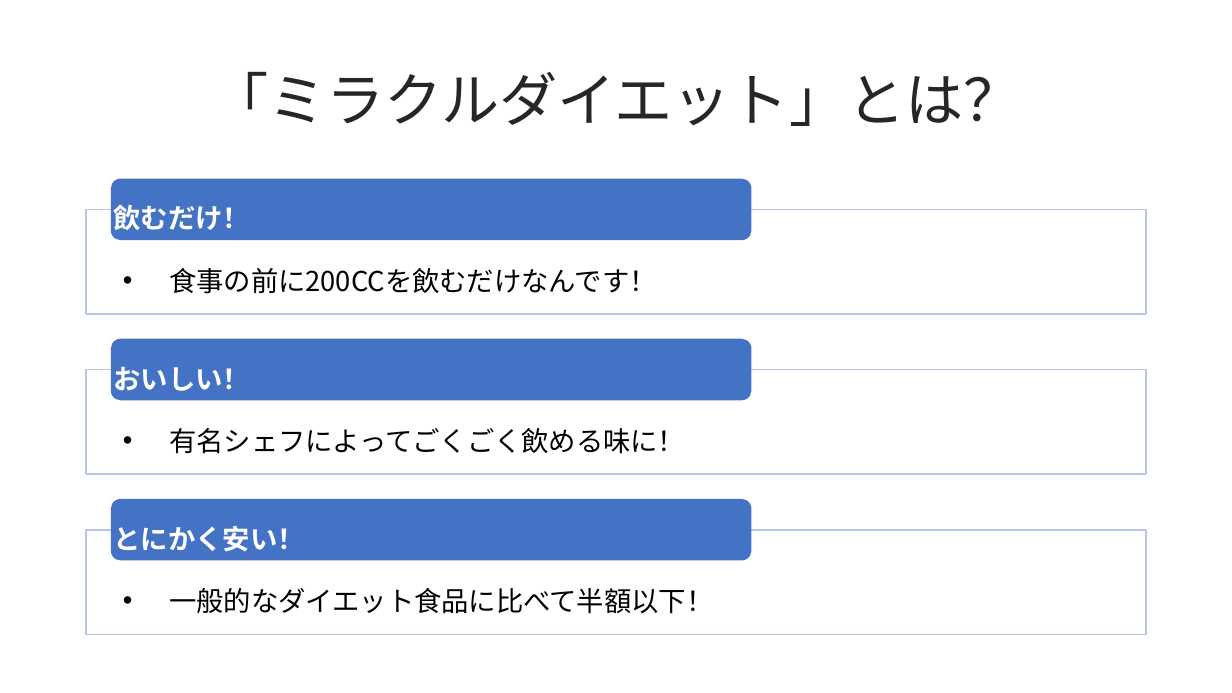
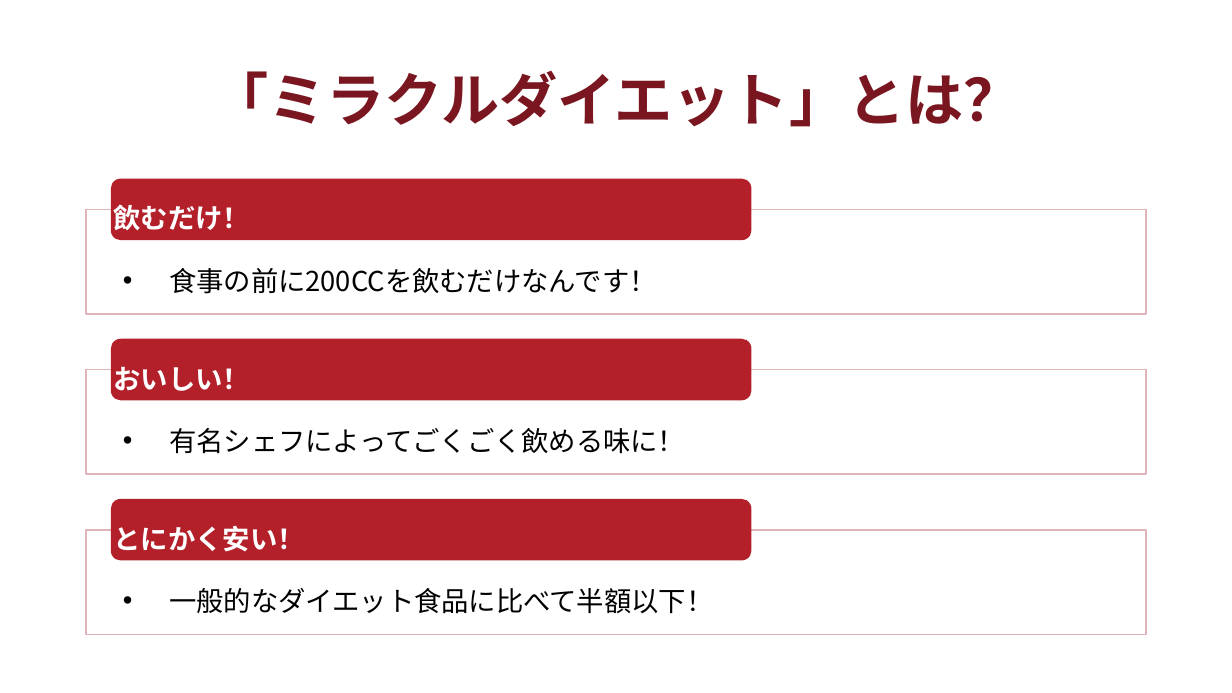
Before and after one commit to 984j7vw2tr-cloud/beauty-salon-site, a slide deck: slide 4 of ミラクルダイエット.pptx. Drawn at 1232x693 pixels with LibreOffice and Linux fonts; fonts in the diff are those of the drawing. Boxes give left, top, right and bottom in pixels: in the first picture for what was removed or moved away, otherwise in the second. Text is boxed around its words. In the diff, an @@ line names an element or a change of style, - is before the commit and + after.

```diff
--- a/ミラクルダイエット.pptx
+++ b/ミラクルダイエット.pptx
@@ title "「ミラクルダイエット」とは？" at box(210, 71, 1021, 127): text colour #262626 to #7A1620, bold on @@
@@ fill #4472C4 to #B3202A in 3 elements at box(111, 179, 752, 240), box(111, 339, 752, 400), box(111, 499, 752, 561) @@
@@ outline #B4C7E7 1 pt to #E0B4B8 1 pt in 3 elements at box(86, 209, 1146, 314), box(86, 370, 1146, 474), box(86, 530, 1146, 634) @@
```
Also in this commit, not shown: 6 other slides changed.
